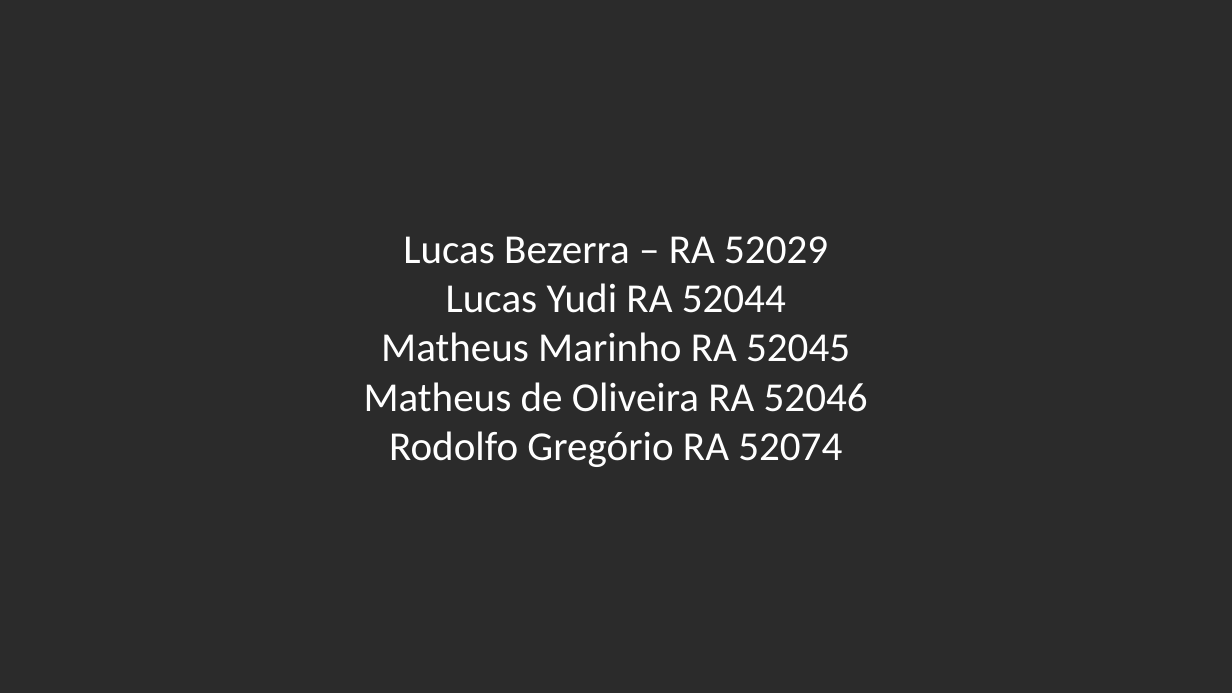
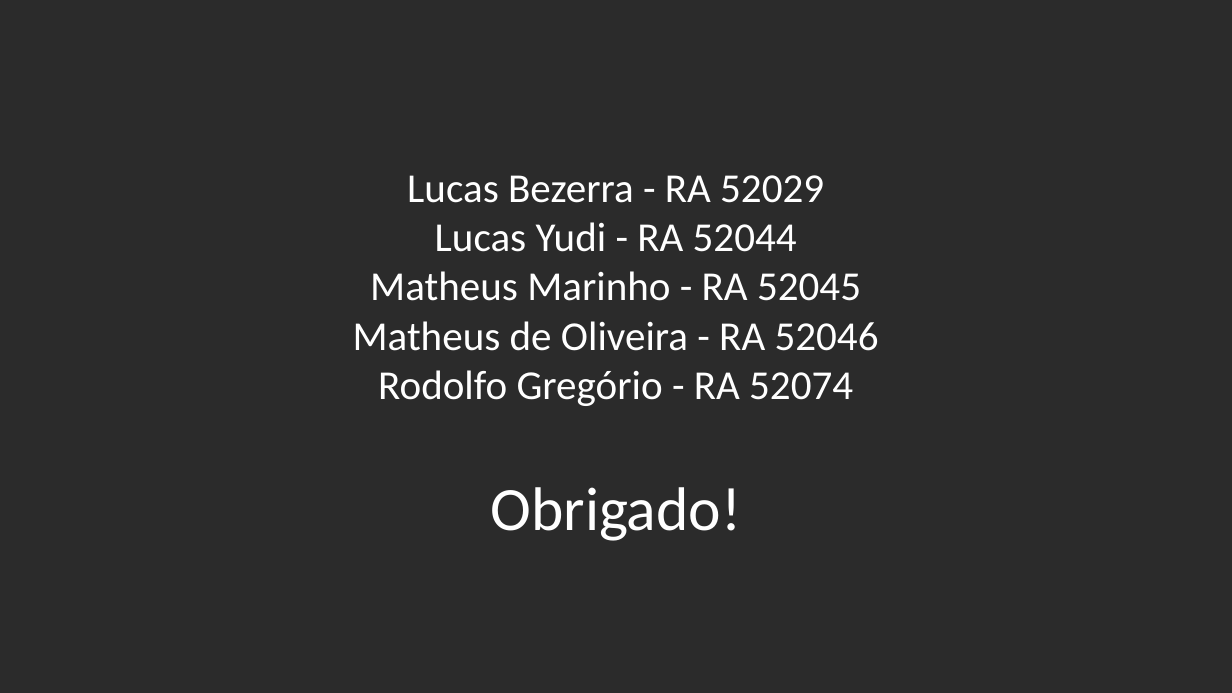
Before and after one commit to YudiG12/grupo-bandtec, a slide deck: slide 3 of Professora Marise/Arquitetura incubadora.pptx. Drawn at 1232x693 pixels with LibreOffice and Linux fonts; fonts in the diff are those of the drawing; background and template pictures are left out; a plain dark background stands for a picture behind light text. Boxes give left, top, right and bottom in pixels: in the first picture for what was removed or moved away, otherwise in the second. Text is boxed around its words. In the diff, an @@ line names an element or a change of style, - is before the commit and + after.

Commit message:
powerpoint arquitetura atualizado

```diff
--- a/Professora Marise/Arquitetura incubadora.pptx
+++ b/Professora Marise/Arquitetura incubadora.pptx
@@ text at (353,175,879,406): text changed @@
-Lucas Bezerra – RA 52029
-Lucas Yudi RA 52044
-Matheus Marinho RA 52045
-Matheus de Oliveira RA 52046
-Rodolfo Gregório RA 52074
+Lucas Bezerra - RA 52029
+Lucas Yudi - RA 52044
+Matheus Marinho - RA 52045
+Matheus de Oliveira - RA 52046
+Rodolfo Gregório - RA 52074
@@ text added at (490,487,741,541), 48 pt, text #FFFFFF @@
+Obrigado!
```
